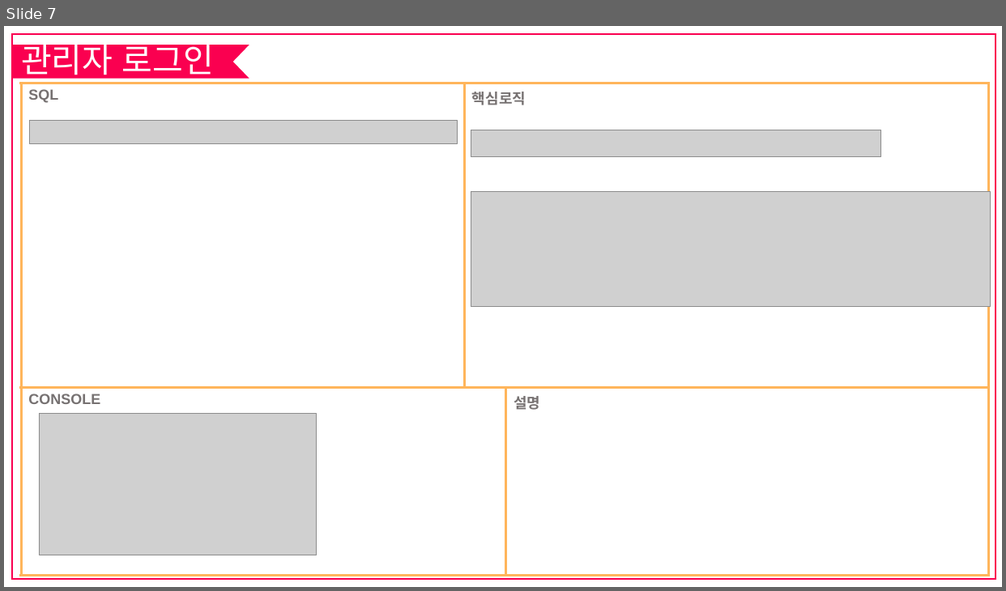
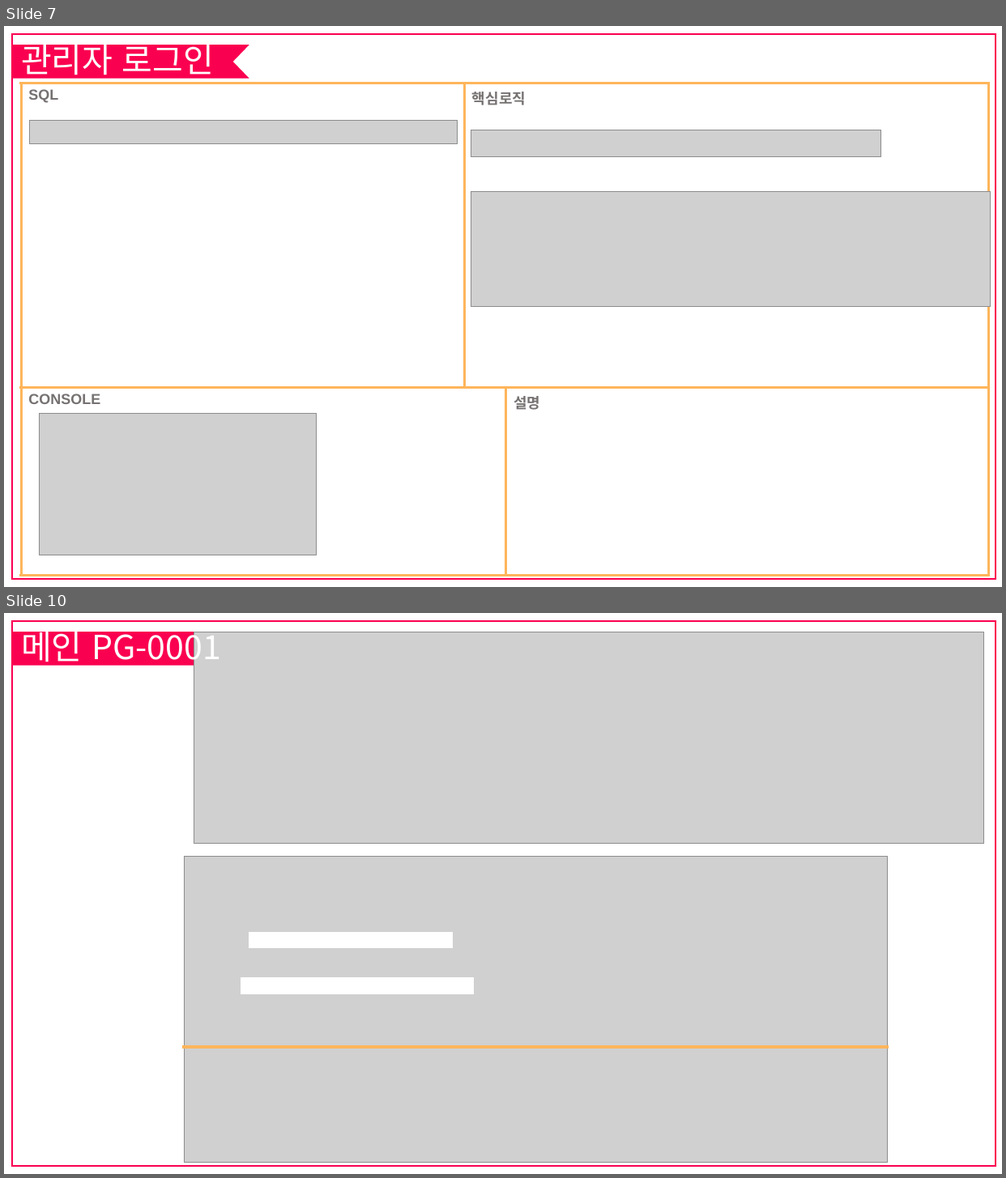
Before and after one commit to sengu30/DY-project, a slide deck: yogiyo/요기요 ver세영.pptx. Shown one above the other, each under a label of ours: slide 7 before the commit, slides 7 and 10 after it; the slides between them are not shown. The pictures are 1006x591 and 1006x1178 pixels, drawn with LibreOffice and Linux fonts; fonts in the diff are those of the drawing; grey boxes stand for pictures. Boxes give left, top, right and bottom in pixels: in the first picture for what was removed or moved away, otherwise in the second. Text is boxed around its words. In the diff, an @@ line names an element or a change of style, - is before the commit and + after.

```diff
--- a/yogiyo/요기요 ver세영.pptx
+++ b/yogiyo/요기요 ver세영.pptx
@@ slide 10 added at [4,613,1002,1174], background #FFFFFF; not listed: 2 template elements that a slide beside it also shows @@
@@ title added at [21,625,221,668], 32 pt, text #FFFFFF @@
+메인 PG-0001
@@ picture added at [194,632,984,844] @@
@@ picture added at [184,856,888,1162] @@
@@ rectangle added at [249,934,454,948], fill #FFFFFF, outline #FFFFFF 1 pt @@
@@ rectangle added at [241,978,473,994], fill #FFFFFF, outline #FFFFFF 1 pt @@
@@ line added from (182, 1047) to (889, 1047), #FFB55B 3 pt @@
```
Also in this commit, not shown: 6 other slides added, 10 other files.
